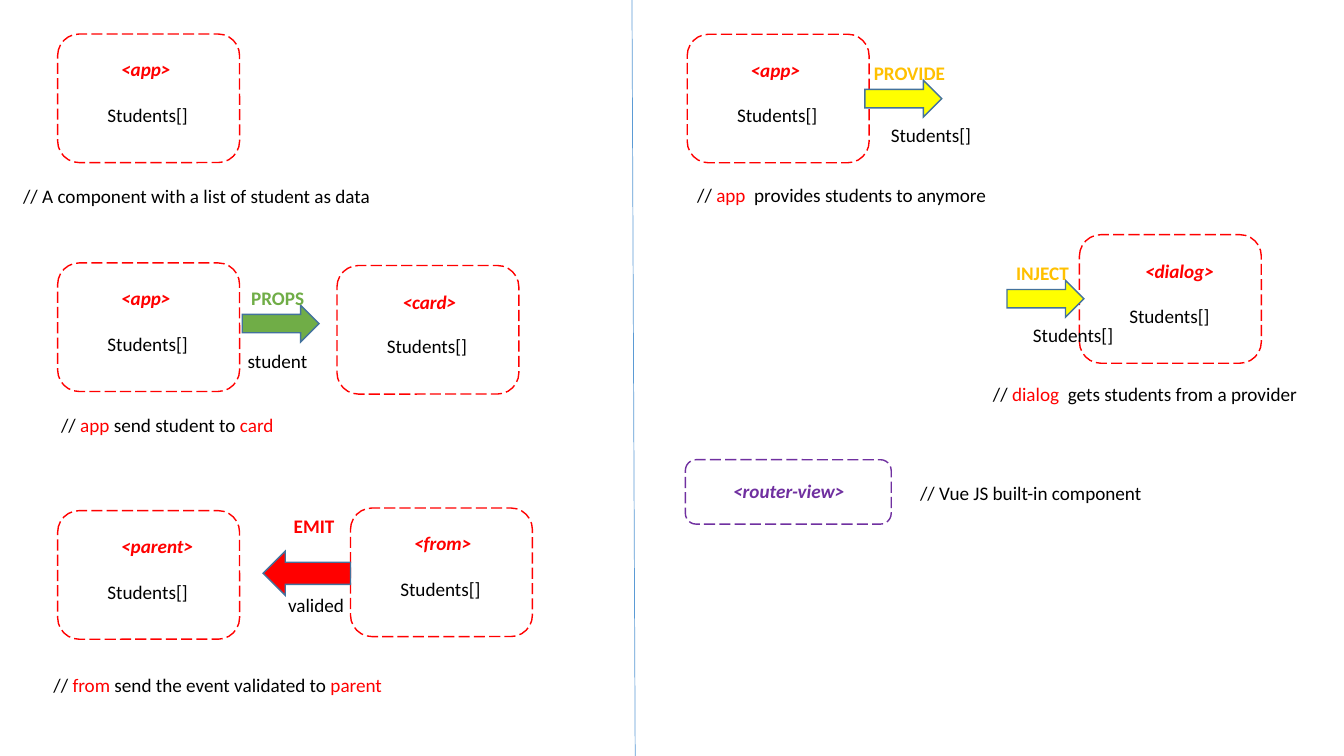
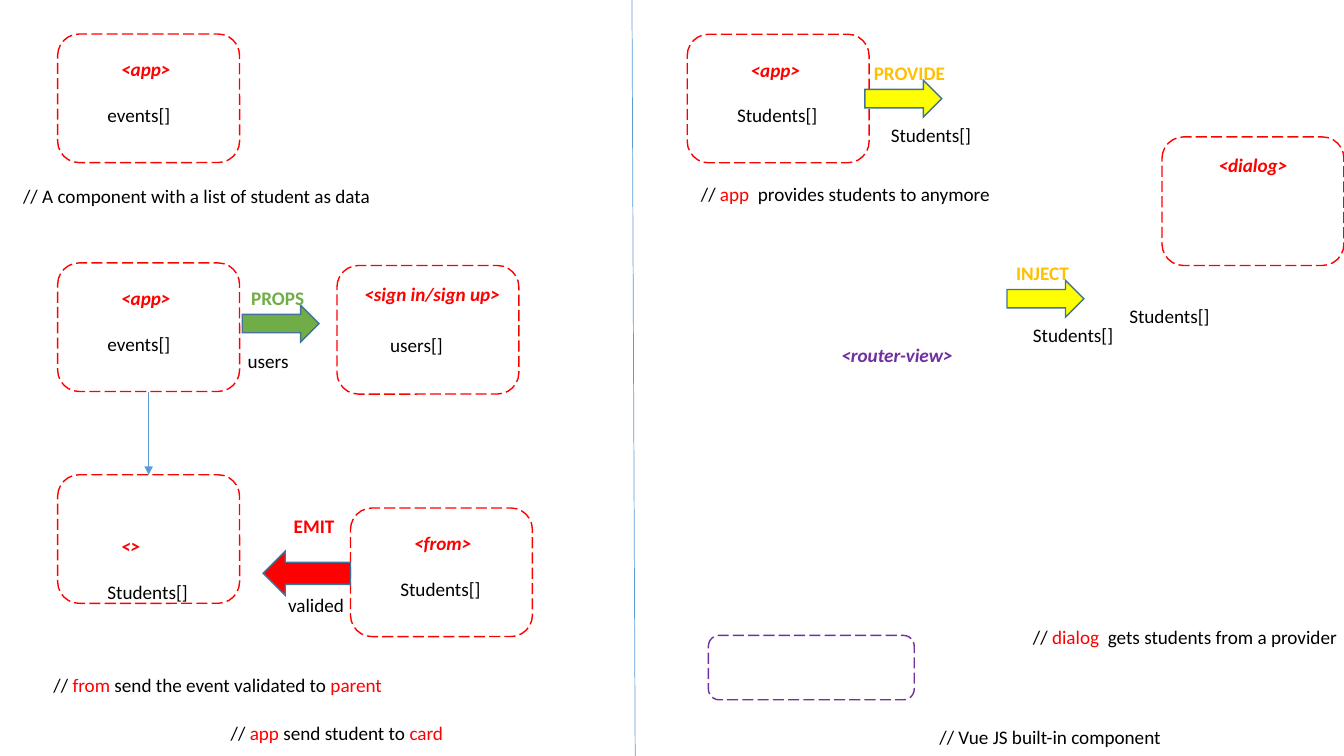
Before and after one commit to pnc-virtual-company/2021-G5-V2-PART1, a slide deck: slide 2 of docs/COMPONENT-DIAGRAM.pptx. Drawn at 1344x756 pixels with LibreOffice and Linux fonts; fonts in the diff are those of the drawing. Boxes give left, top, right and bottom in pixels: in the first picture for what was removed or moved away, otherwise in the second. Text is boxed around its words. In the diff, an @@ line names an element or a change of style, - is before the commit and + after.

Commit message:
#7 create sign up component

```diff
--- a/docs/COMPONENT-DIAGRAM.pptx
+++ b/docs/COMPONENT-DIAGRAM.pptx
@@ text at [107, 108, 170, 125]: text changed @@
-Students[]
+events[]
@@ rounded rectangle: place and size @@
-rounded rectangle at [1080, 235, 1261, 364]
+rounded rectangle at [1163, 137, 1344, 266]
@@ text "<dialog>": place and size @@
-text "<dialog>" at [1145, 264, 1214, 282]
+text "<dialog>" at [1219, 158, 1288, 176]
@@ text "// app provides students to ...": place and size @@
-text "// app provides students to ..." at [716, 188, 986, 205]
+text "// app provides students to ..." at [720, 187, 990, 204]
@@ text at [364, 287, 500, 305]: text changed @@
-<card>
+<sign in/sign up>
@@ text at [107, 337, 170, 354]: text changed @@
-Students[]
+events[]
@@ text at [248, 358, 289, 368]: text changed @@
-student
+users
@@ text at [390, 338, 443, 355]: text changed @@
-Students[]
+users[]
@@ text "<router-view>": place and size @@
-text "<router-view>" at [733, 484, 844, 498]
+text "<router-view>" at [841, 348, 952, 362]
@@ arrow added from (148, 391) to (148, 475), #5B9BD5 0.5 pt @@
@@ rounded rectangle: place and size @@
-rounded rectangle at [57, 511, 239, 640]
+rounded rectangle at [57, 475, 239, 604]
@@ text at [121, 541, 193, 556]: text changed @@
-<parent>
+<>
@@ text "// dialog gets students from ...": place and size @@
-text "// dialog gets students from ..." at [1012, 387, 1297, 405]
+text "// dialog gets students from ..." at [1052, 630, 1337, 648]
@@ rounded rectangle: place and size @@
-rounded rectangle at [686, 460, 891, 524]
+rounded rectangle at [709, 635, 914, 700]
@@ text "// app send student to ...": place and size @@
-text "// app send student to ..." at [80, 418, 274, 435]
+text "// app send student to ..." at [250, 726, 444, 743]
@@ text "// Vue JS built-in component": place and size @@
-text "// Vue JS built-in component" at [939, 486, 1141, 503]
+text "// Vue JS built-in component" at [958, 730, 1160, 747]
```
Also in this commit, not shown: 1 slide added, 6 other files.
